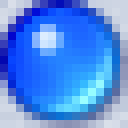
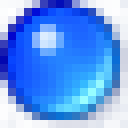
Layer changes from the first 128px x 128px image to the second:
painted on "Background" over [0, 0, 128, 128]
